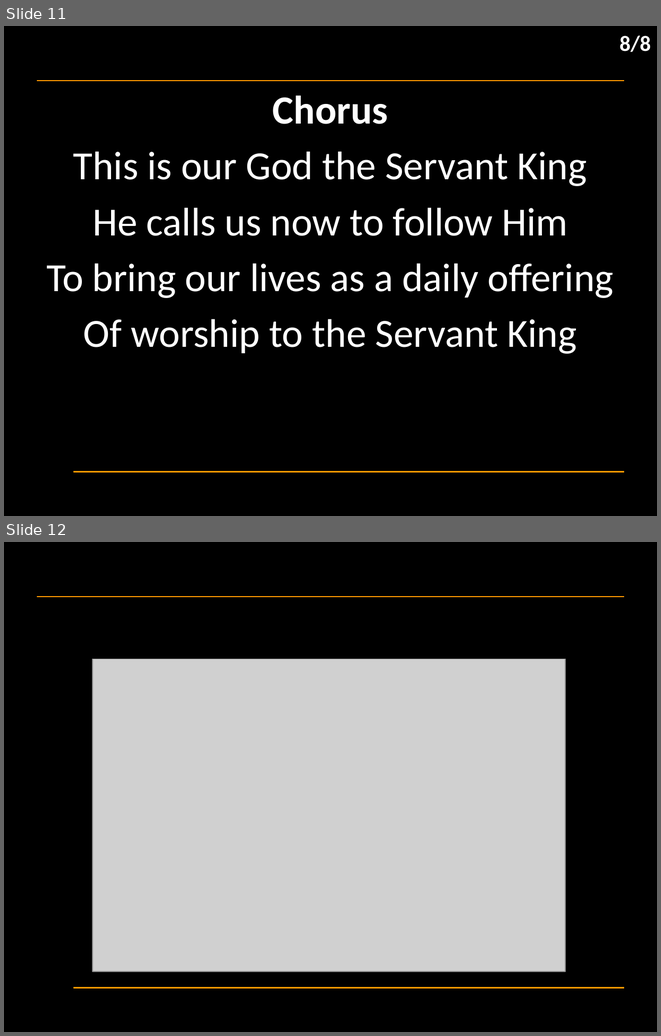
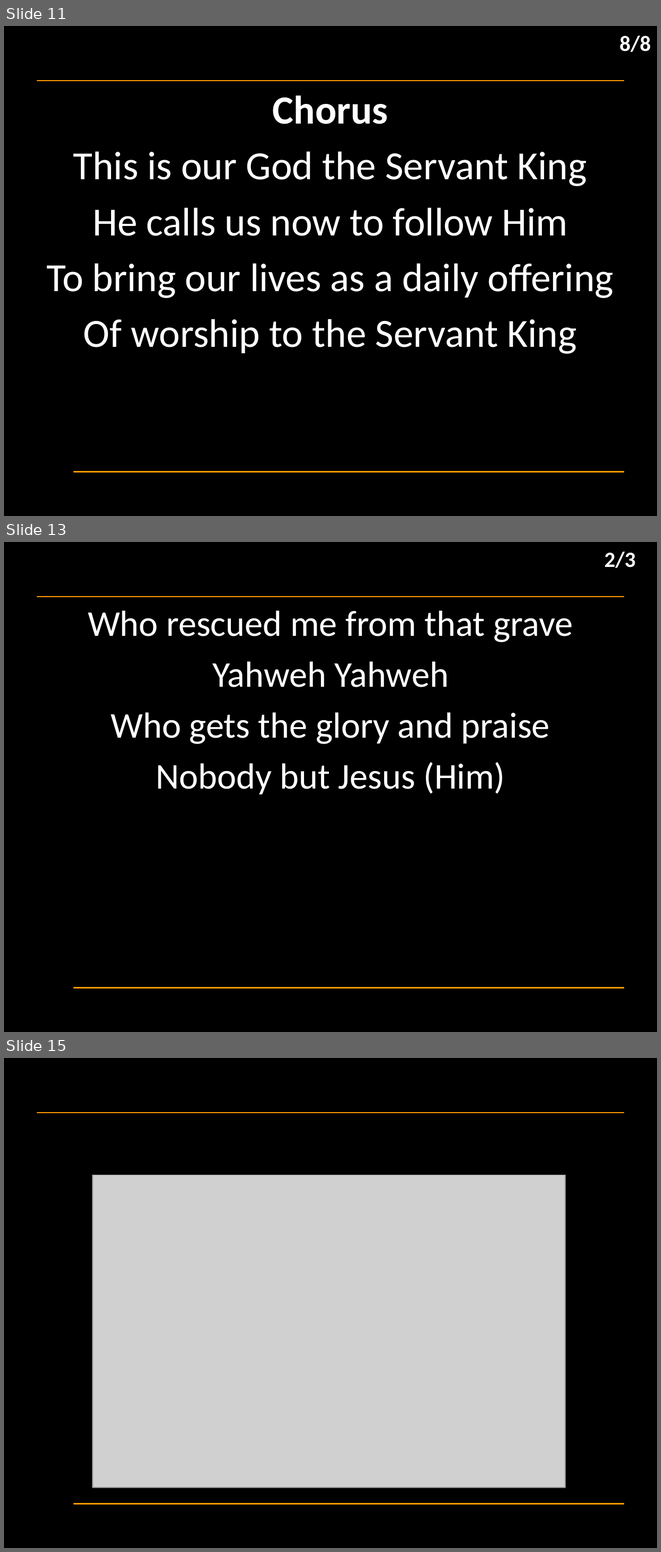
Before and after one commit to hoo-are-ya/worship, a slide deck: docs/songs_2024-11-24.pptx. Shown one above the other, each under a label of ours: slides 11 and 12 before the commit, slides 11, 13 and 15 after it; the slides between them are not shown. The pictures are 661x1036 and 661x1552 pixels, drawn with LibreOffice and Linux fonts; fonts in the diff are those of the drawing; grey boxes stand for pictures; background and template pictures are left out. Boxes give left, top, right and bottom in pixels: in the first picture for what was removed or moved away, otherwise in the second. Text is boxed around its words. In the diff, an @@ line names an element or a change of style, - is before the commit and + after.

```diff
--- a/docs/songs_2024-11-24.pptx
+++ b/docs/songs_2024-11-24.pptx
@@ slide 13 added at (4, 542, 657, 1032), background #000000; not listed: 2 template elements that a slide beside it also shows @@
@@ text added at (604, 552, 636, 568), 24 pt, text #FFFFFF, bold @@
+2/3
@@ subtitle added at (88, 610, 573, 794), 40 pt, text #FFFFFF @@
+Who rescued me from that grave
+Yahweh Yahweh
+Who gets the glory and praise
+Nobody but Jesus (Him)
@@ what was slide 12 is now slide 15 @@
```
Also in this commit, not shown: 2 other slides added, 1 other file.
